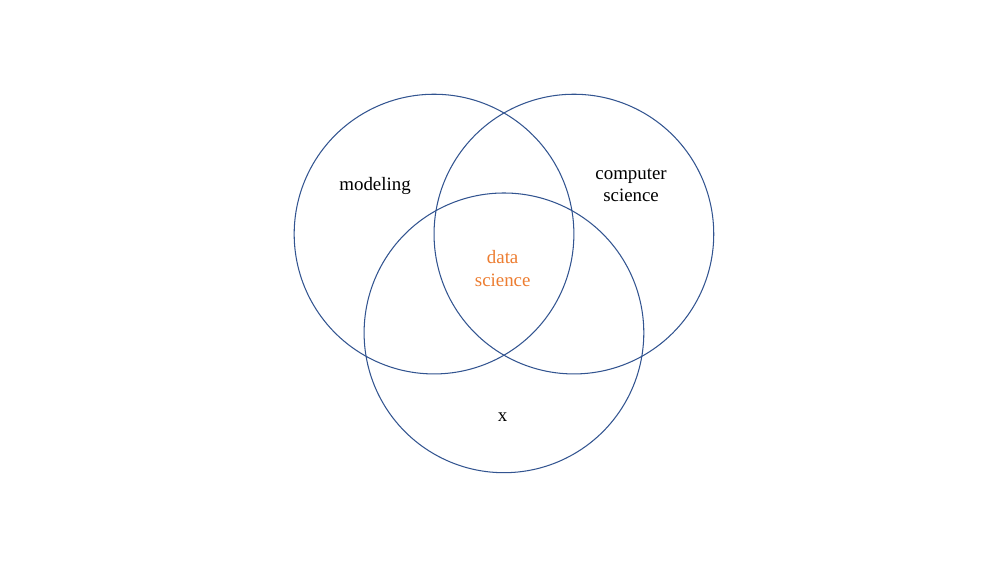
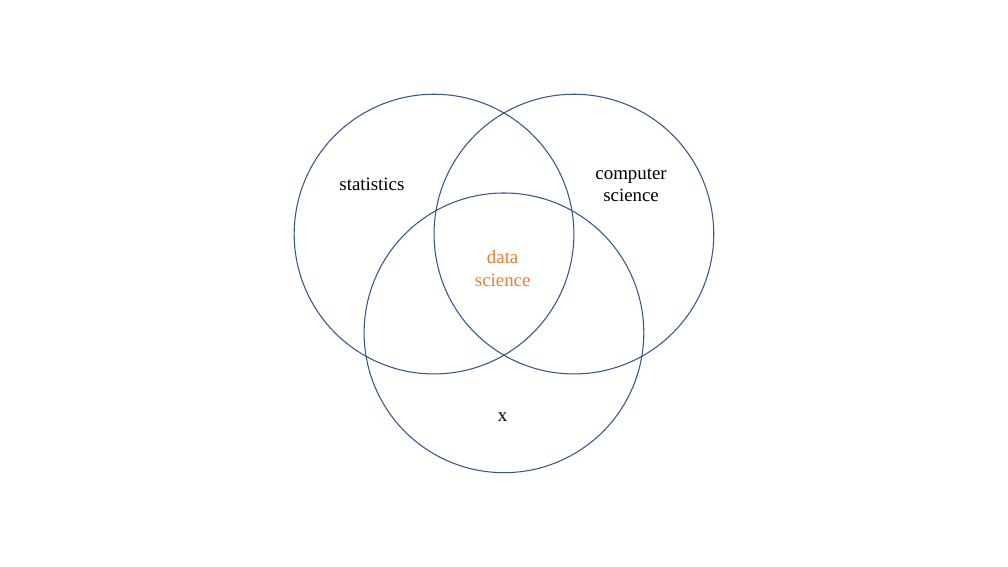
Before and after one commit to ahadjixenofontos/pres-data-intersections, a slide deck: slide 2 of venn_diagrams_data_science.pptx. Drawn at 1008x567 pixels with LibreOffice and Linux fonts; fonts in the diff are those of the drawing. Boxes give left, top, right and bottom in pixels: in the first picture for what was removed or moved away, otherwise in the second. Text is boxed around its words. In the diff, an @@ line names an element or a change of style, - is before the commit and + after.

```diff
--- a/venn_diagrams_data_science.pptx
+++ b/venn_diagrams_data_science.pptx
@@ text at [339,177,404,191]: text changed @@
-modeling
+statistics
```
Also in this commit, not shown: 2 other slides changed, 4 other files.
